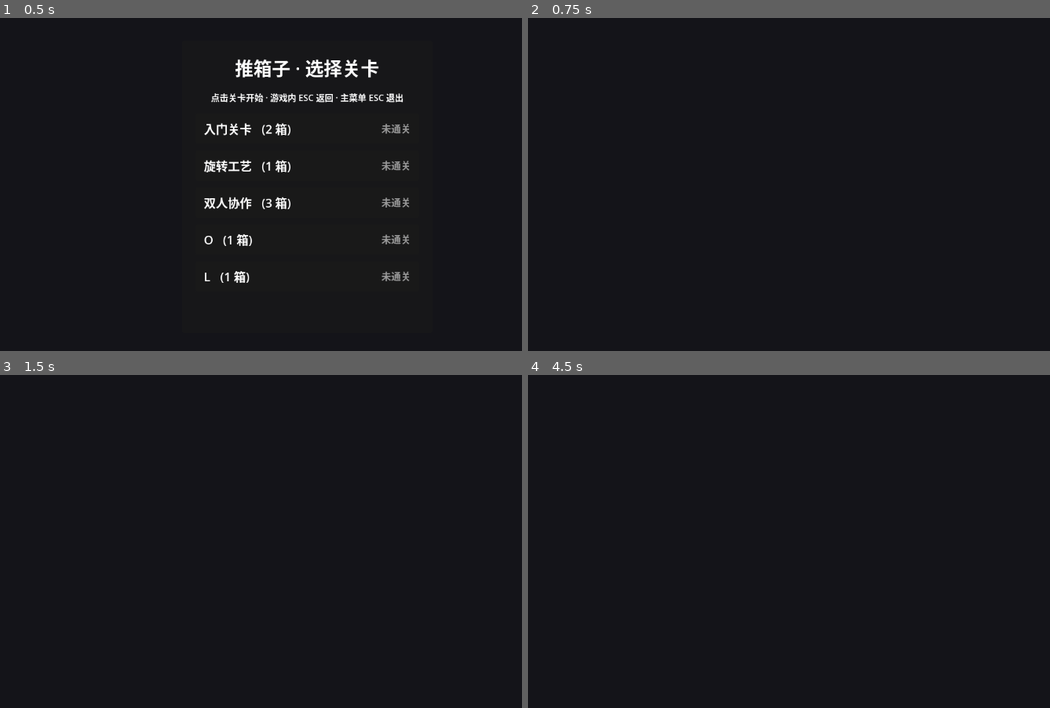
Above: before the commit, frames 1-4 (two rows, left to right).
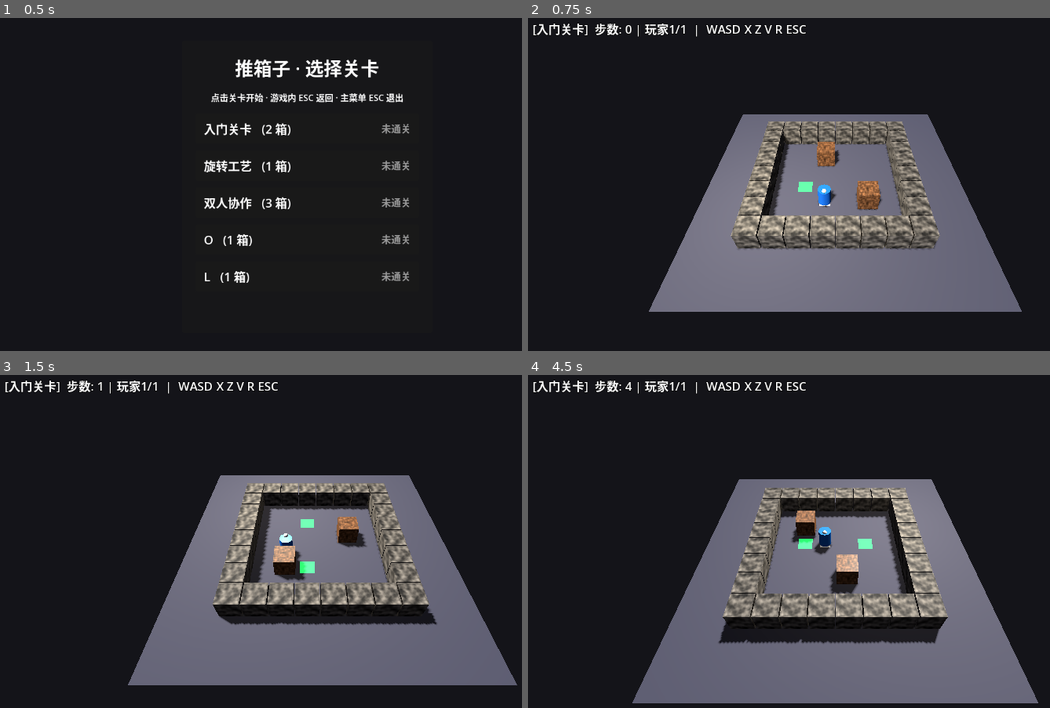
Above: after the commit, the same moments.

Repository: Kevin114514/GodotSokoban
Game: Godot game, scene res://LevelSelect.tscn
Two runs of this game, one before a commit and one after it. Both use one fixed random seed, a clock stepped at 60 frames per second and the inputs below.
Inputs (mouse positions are in pixels of both pictures, inside the frame that each line leads up to):
- Up to frame 1 (0.5 s): no input
- Up to frame 2 (0.75 s): click (835, 127) at 0.52 s
- Up to frame 3 (1.5 s): tap Enter at 1.25 s; hold D from 1.28 s (still down); tap R at 1.35 s
- Up to frame 4 (4.5 s): tap Space at 2, 3.5 s; release D at 2.03 s; hold S 2.03-2.78 s; tap X at 2.1 s; tap Enter at 2.75, 4.25 s; hold D 2.78-3.53 s; tap Z at 2.85 s; hold W 3.53-4.28 s; tap V at 3.6 s; hold A from 4.28 s (still down); tap R at 4.35 s

Frame 1 is identical in both runs. In frame 2, 32% of the frame differs, in the area x 1-95%, y 1-89%; in frame 3, 31%; in frame 4, 34%, in the area x 1-98%, y 1-99%.
Error before the commit: Out of bounds get index '0' (on base: 'Array') (res://Main.gd:219)

Commit message:
fix: 恢复 LevelLoader 网格写入

Diff:
--- a/LevelLoader.gd
+++ b/LevelLoader.gd
@@ -120,12 +120,16 @@
 						cell = 2
 						_add_player_at(player_starts, 0, Vector2i(col, row))
 					_:
-						match _extra_player(ch):
-							[var pi, var on_target]:
-								cell = 2 if on_target else 0
-								_add_player_at(player_starts, pi, Vector2i(col, row))
-							_:
-								cell = 0
+						var extra := _extra_player(ch)
+						if extra.size() == 2:
+							var pi: int = int(extra[0])
+							var on_target: bool = bool(extra[1])
+							cell = 2 if on_target else 0
+							_add_player_at(player_starts, pi, Vector2i(col, row))
+						else:
+							cell = 0
+			grid_row.append(cell)
+		grid.append(grid_row)
 
 	# 组合所有箱子: 单格箱子($/*) + 数字分组箱子(由用户显式用相同数字标出)
 	var cell_boxes: Array = []
